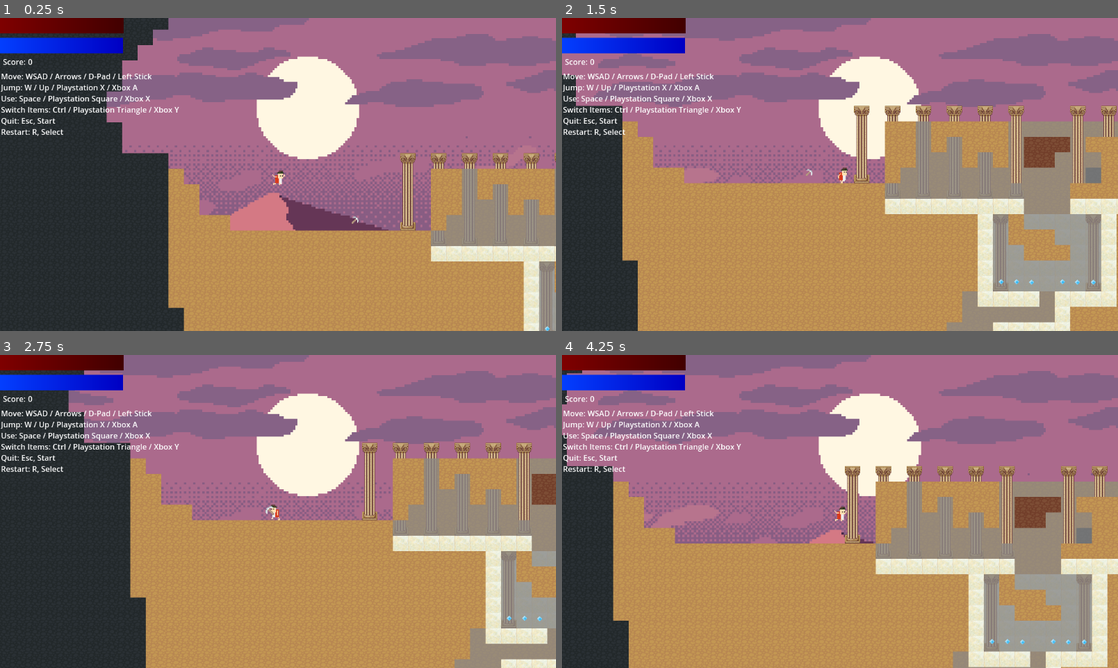
Above: before the commit, frames 1-4 (two rows, left to right).
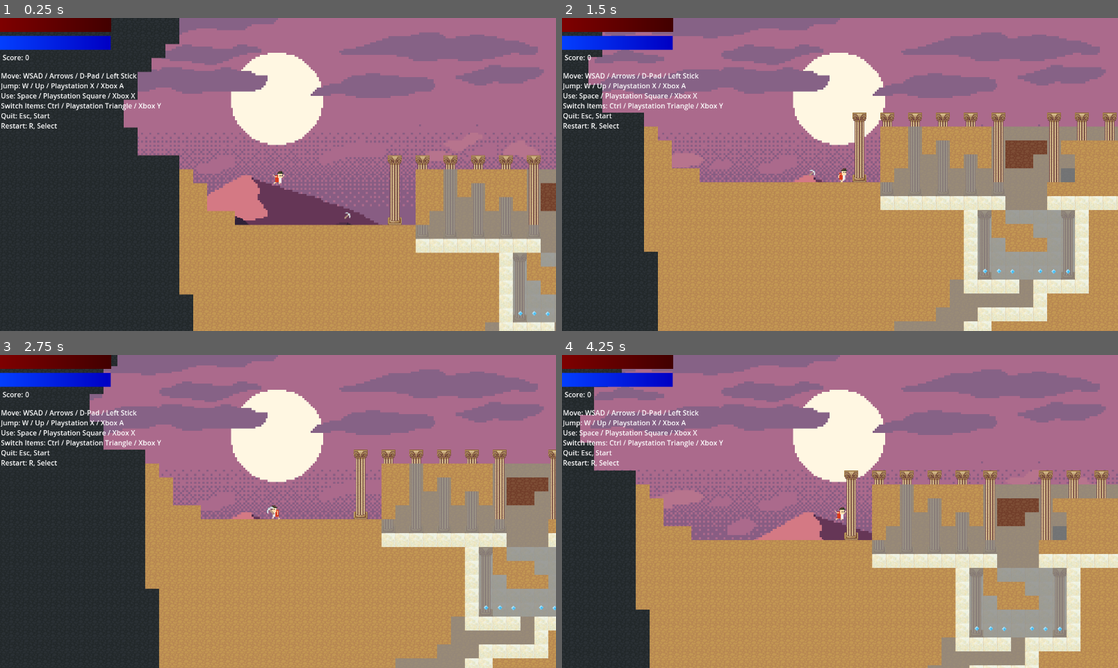
Above: after the commit, the same moments.

Repository: JoeForster/super_orpheus_land
Game: Godot game, scene res://scenes/Level0.tscn
The game is run twice, just before and just after one commit, with the same random seed, the same clock (stepped at 60 frames per second) and the same inputs.
Inputs:
- Up to frame 1 (0.25 s): no input
- Up to frame 2 (1.5 s): tap Enter at 0.5 s; hold Right (move_right) from 0.53 s (still down); tap Ctrl (switch) at 0.6 s; tap W (jump) at 0.77 s; tap Space (use) at 1.35 s
- Up to frame 3 (2.75 s): tap W (jump) at 1.52 s; release Right (move_right) at 2.03 s; hold Left (move_left) from 2.03 s (still down); tap Ctrl (switch) at 2.1 s
- Up to frame 4 (4.25 s): release Left (move_left) at 2.78 s; hold Right (move_right) from 2.78 s (still down); tap Space (use) at 2.85 s; tap W (jump) at 3.02, 3.77 s; tap Ctrl (switch) at 3.6 s

The runs differ from the first frame. In frame 1, 28% of the frame differs, in the area x 0-100%, y 0-100%; in frame 2, 33%; in frame 3, 28%; in frame 4, 33%.

Commit message:
Set viewport size Fix score not going up when you pick up gems

Diff:
--- a/project.godot
+++ b/project.godot
@@ -23,6 +23,8 @@
 
 [display]
 
+window/size/viewport_width=1280
+window/size/viewport_height=720
 window/size/mode=2
 window/stretch/mode="viewport"
 
--- a/scripts/Player.gd
+++ b/scripts/Player.gd
@@ -269,7 +269,7 @@
 
 func try_pickup_item(score_to_add : int, equip_to_add : PlayerState.EQUIP_TYPE):
 	if _is_alive():
-		score += score
+		score += score_to_add
 		if not inventory.has(equip_to_add):
 			equipped_index = inventory.size()
 			inventory.push_back(equip_to_add)
